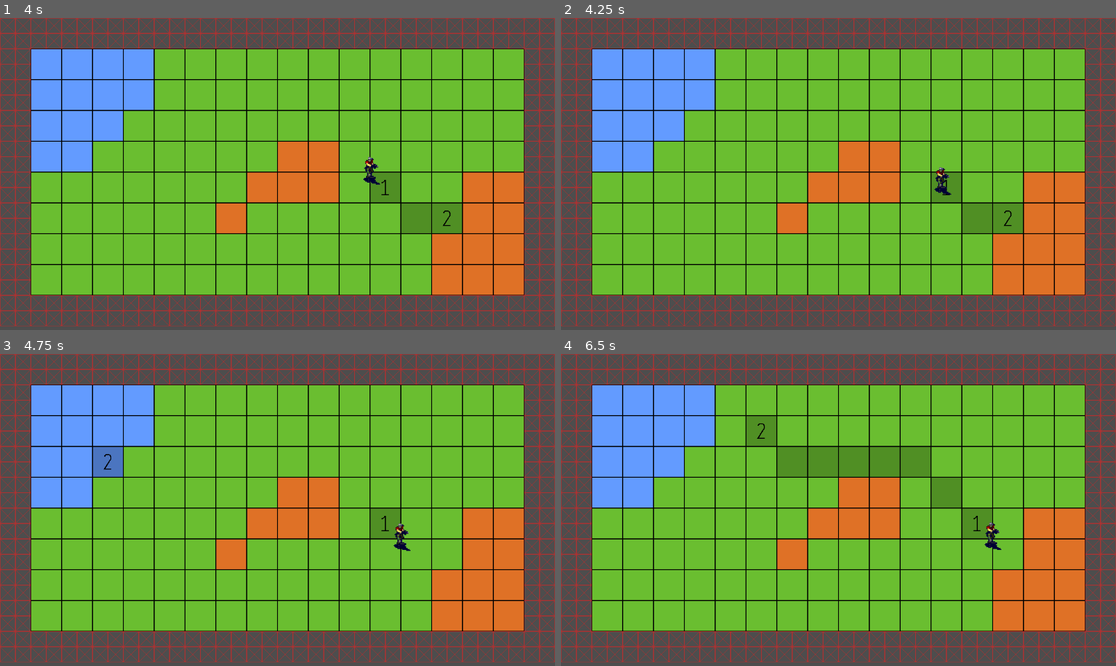
Above: before the commit, frames 1-4 (two rows, left to right).
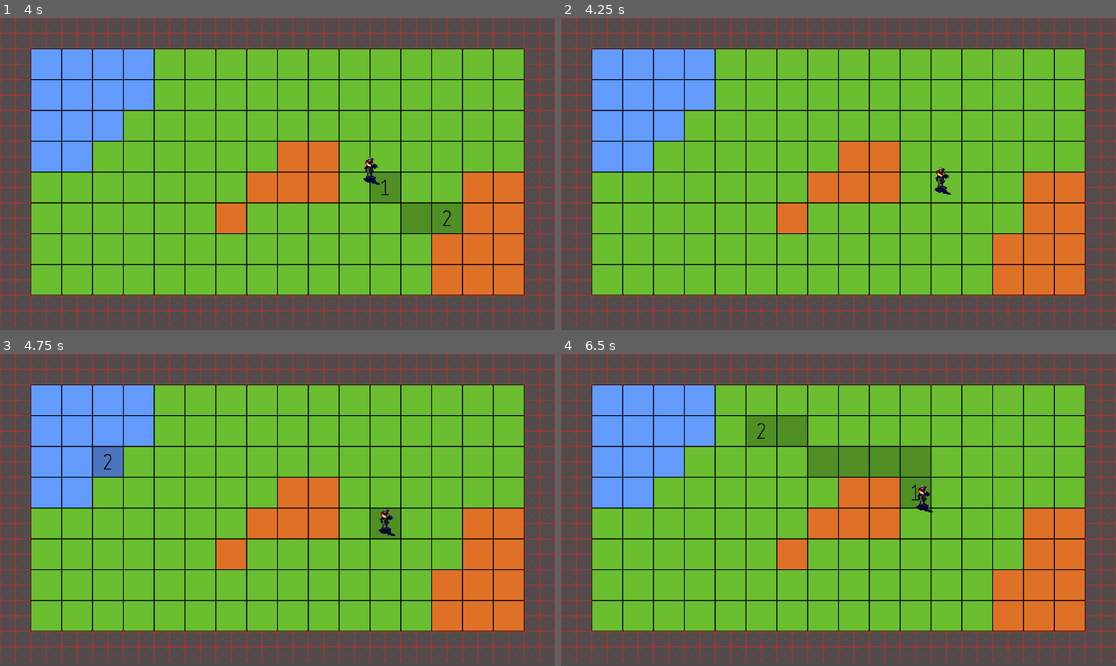
Above: after the commit, the same moments.

Repository: minkezhang/godot-experiments
Game: Godot game, scene res://scenes/world/world.tscn
The game is run twice, just before and just after one commit, with the same random seed, the same clock (stepped at 60 frames per second) and the same inputs.
Inputs (mouse positions are in pixels of both pictures, inside the frame that each line leads up to):
- Up to frame 1 (4 s): tap Enter (ui_accept) at 0.5, 0.6, 0.77, 1.07, 1.35, 1.52, 1.82, 2.1, 2.85, 3.02, 3.32, 3.6, 3.77 s; move the mouse to (399, 158) at 0.52 s; move the mouse to (166, 189) at 1.27 s; move the mouse to (333, 105) at 2.02 s; move the mouse to (249, 236) at 2.77 s; move the mouse to (444, 220) at 3.52 s
- Up to frame 2 (4.25 s): tap Enter (ui_accept) at 4.07 s; tap Escape (ui_cancel) at 4.15 s
- Up to frame 3 (4.75 s): move the mouse to (111, 463) at 4.27 s; tap Enter (ui_accept) at 4.35, 4.52 s
- Up to frame 4 (6.5 s): tap Enter (ui_accept) at 4.82, 5.1, 5.85, 6.02, 6.32 s; move the mouse to (866, 510) at 5.02 s; move the mouse to (755, 432) at 5.77 s

Frame 1 is identical in both runs. In frame 2, 1.4% of the frame differs, in the area x 66-84%, y 49-70%; in frame 3, 0.3%; in frame 4, 2.7%, in the area x 38-80%, y 19-63%.
Error before the commit: Invalid call. Nonexistent function 'cancel_path' in base 'CharacterBody2D (gi.gd)'. (res://scenes/world/world.gd:5)

Commit message:
Refactor gi.gd

Diff:
--- /dev/null
+++ b/godot-pathfinding/classes/units/movement.gd
@@ -0,0 +1,7 @@
+class_name Movement
+
+static func map_to_local(map: Vector2i) -> Vector2:
+	return Vector2(map * 64) + Vector2(32, 32)
+
+static func local_to_map(local: Vector2) -> Vector2i:
+	return Vector2i(int(local.x / 64), int(local.y / 64))
--- a/godot-pathfinding/scenes/gi/gi.gd
+++ b/godot-pathfinding/scenes/gi/gi.gd
@@ -1,12 +1,6 @@
 extends CharacterBody2D
 
 const SPEED = 120.0
-
-static func map_to_local(map: Vector2i) -> Vector2:
-	return Vector2(map * 64) + Vector2(32, 32)
-
-static func local_to_map(local: Vector2) -> Vector2i:
-	return Vector2i(int(round(local.x)) / 64, int(round(local.y)) / 64)
 
 # Stack of TileMap map coordinates. Stack is in reverse order -- the next
 # waypoint tile is at the end of the data struct.
@@ -20,13 +14,16 @@
 ## Pathfinding cannot interrupt a unit's tile-to-tile movement, and therefore
 ## we will need to report the next "visible" position of the unit.
 func get_waypoint() -> Vector3i:
-	var wp = local_to_map(position)
+	var wp = Movement.local_to_map(position)
 	return Vector3i(
 		wp.x,
 		wp.y,
 		z_index,
 	) if _waypoints.is_empty() else _waypoints[-1]
 
+## Stop unit movement.
+##
+## Ensure unit ends on a tile.
 func stop():
 	_waypoints = [ get_waypoint() ]
 
@@ -38,11 +35,14 @@
 func _physics_process(delta):
 	for i in range(_waypoints.size()):
 		var wp = get_waypoint()
-		var wp_local = map_to_local(Vector2i(wp.x, wp.y))
+		var wp_local = Movement.map_to_local(Vector2i(wp.x, wp.y))
 
 		var dx = wp_local - position
 		var v = dx.normalized() * SPEED if dx.length() > 0 else Vector2(0, 0)
 
+		set_velocity(v)
+
+		# Prevent jitter when the unit arrives at a tile.
 		if (
 			dx.length() == 0
 		) or (
@@ -51,9 +51,12 @@
 			_waypoints.pop_back()
 			position.x = wp_local.x
 			position.y = wp_local.y
-			set_velocity(Vector2(0, 0))
+
 		else:
-			set_velocity(v)
 			break
 
+	# Add stop condition for when the unit arrives at the destination.
+	if _waypoints.is_empty():
+		set_velocity(Vector2(0, 0))
+
 	move_and_slide()
--- a/godot-pathfinding/scenes/world/world.gd
+++ b/godot-pathfinding/scenes/world/world.gd
@@ -2,7 +2,7 @@
 
 func _process(_delta):
 	if Input.is_action_just_pressed("ui_cancel"):
-		$GI.cancel_path()
+		$GI.stop()
 		for n in $Map/Highlight.get_used_cells(0):
 			$Map/Highlight.erase_cell(0, n)
 
@@ -12,13 +12,12 @@
 			$GI.get_waypoint().x,
 			$GI.get_waypoint().y,
 		)
-		print(source)
 		var target = $Map/Base.local_to_map($Map/Base.to_local(mpos))
 		$Map/Highlight.set_cell(0, target, 0, Vector2i(2, 0))
 
 		for n in $Map/Highlight.get_used_cells(0):
 			$Map/Highlight.erase_cell(0, n)
-		print("source: %s, target: %s" % [source, target])
+
 		var path = $Map.astar().get_point_path(
 			$Map/Base.pack(Vector3i(source.x, source.y, 0)),
 			$Map/Base.pack(Vector3i(target.x, target.y, 0)))
@@ -30,4 +29,5 @@
 		var waypoints: Array[Vector3i] = []
 		for p in path:
 			waypoints.append(Vector3i(p))
+
 		$GI.set_waypoint(waypoints)
